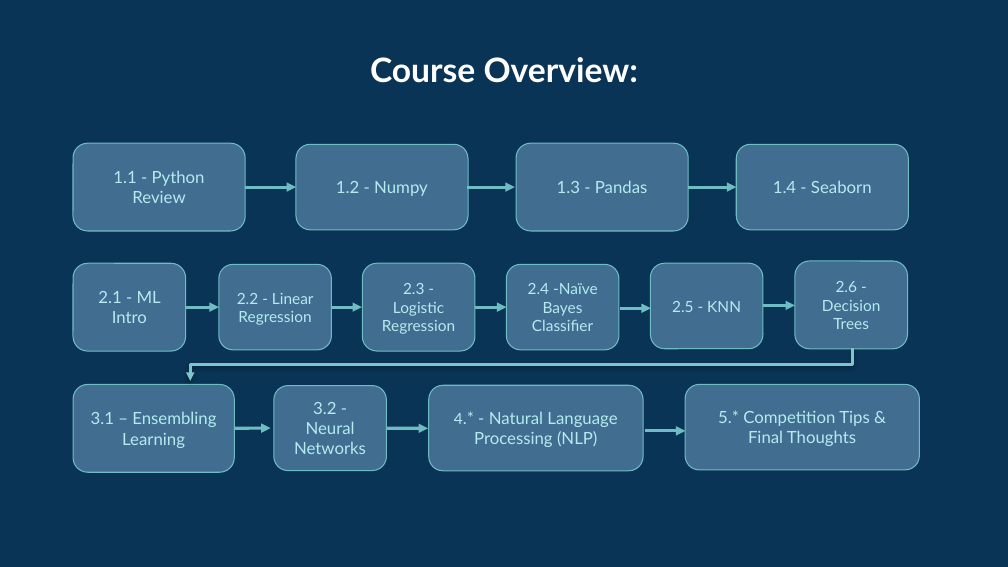
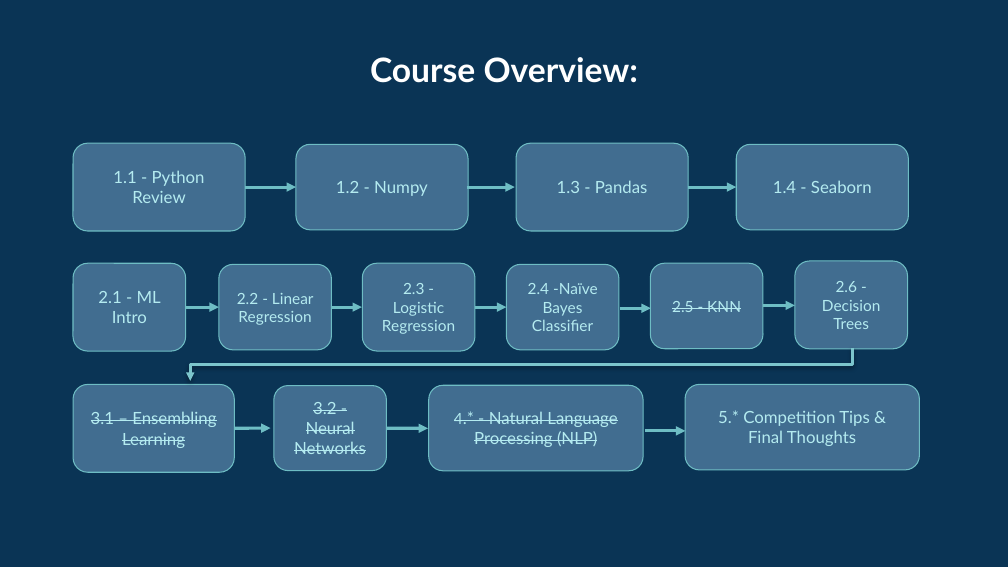
Before and after one commit to ohamed/ML-Training, a slide deck: slide 2 of pptx/04 Seaborn.pptx. Drawn at 1008x567 pixels with LibreOffice and Linux fonts; fonts in the diff are those of the drawing; background and template pictures are left out. Boxes give left, top, right and bottom in pixels: in the first picture for what was removed or moved away, otherwise in the second. Text is boxed around its words. In the diff, an @@ line names an element or a change of style, - is before the commit and + after.

```diff
--- a/pptx/04 Seaborn.pptx
+++ b/pptx/04 Seaborn.pptx
@@ strikethrough on in 4 elements at (73, 384, 234, 472), (428, 385, 643, 471), (650, 263, 763, 349), (274, 386, 387, 471) @@
```
Also in this commit, not shown: 1 slide added.
